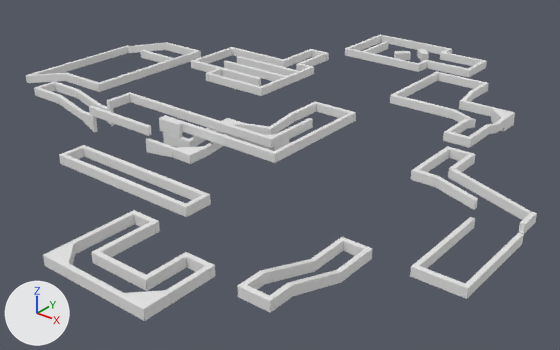
A saved change to the OBJ model models/course/course1r_bumpers.obj.
One viewpoint serves both versions: a 50 mm lens placed at (57.3, -41.2, 31.1), pointed at (8.3, 20.1, -6.9). Every picture has the same lights, and +X, +Y and +Z are marked at lower left. Where no turn or scale is listed for an object, it has been applied to the vertices. Vertices at the same position are counted once.

Script lines for the objects in view, before the commit:
```python
me_cube_042 = bpy.data.meshes.new('Cube.042')
me_cube_042.from_pydata(...)  # 264 vertices, 484 faces; spans x 0.0..17.5, y 44.5..53.5, z -0.5..0.5
me_cube_053 = bpy.data.meshes.new('Cube.053')
me_cube_053.from_pydata(...)  # 286 vertices, 528 faces; spans x -12.5..1.5, y 25.0..41.5, z -0.5..0.5
me_cube_068 = bpy.data.meshes.new('Cube.068')
me_cube_068.from_pydata(...)  # 166 vertices, 308 faces; spans x -29.5..-14.5, y 14.0..31.5, z -2.5..0.5
me_cube_072 = bpy.data.meshes.new('Cube.072')
me_cube_072.from_pydata(...)  # 670 vertices, 1240 faces; spans x -19.5..14.5, y 8.5..25.5, z -2.5..0.5
ob_cube_042 = bpy.data.objects.new('Cube.042', me_cube_042)
ob_cube_042.location = (0.0, 0.0, 0.0)
ob_cube_053 = bpy.data.objects.new('Cube.053', me_cube_053)
ob_cube_053.location = (0.0, 0.0, 0.0)
ob_cube_068 = bpy.data.objects.new('Cube.068', me_cube_068)
ob_cube_068.location = (0.0, 0.0, 0.0)
ob_cube_072 = bpy.data.objects.new('Cube.072', me_cube_072)
ob_cube_072.location = (0.0, 0.0, 0.0)
# also in view: 'Cube.014' at (28.0, -1.0, -1.0); 'Cube.016' at (32.0, 15.0, -1.5); 'Cube.001' at (7.0, 0.0, 0.0); 'Cube.028' at (21.0, 35.0, -0.5); 'Cube.004' at (18.0, -9.0, 0.0)
```
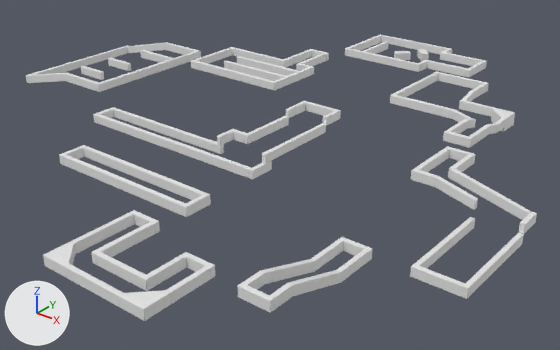
Changed parts and their boxes [x1, y1, x2, y2] in the pictures (560 x 350 px; the box of a moved part takes in the faces that stretch with it):
'Cube.072', reshaped (23% narrower): before [34, 81, 356, 164]; after [93, 101, 341, 180]
'Cube.053', reshaped (10% shorter): before [191, 47, 329, 96]; after [191, 47, 329, 91]
part 1 of me_cube_053, deleted: before [206, 68, 222, 81]
part 2 of me_cube_053, deleted: before [208, 73, 260, 95]
part 3 of me_cube_053, moved or reshaped: before [191, 60, 312, 96]; after [191, 60, 312, 91]
part 4 of me_cube_068, added: after [108, 57, 131, 71]
part 5 of me_cube_068, added: after [81, 66, 104, 80]
part 6 of me_cube_072, moved or reshaped: before [107, 92, 132, 109]; after [93, 107, 115, 123]
part 7 of me_cube_072, moved or reshaped: before [271, 118, 313, 147]; after [262, 123, 326, 164]
part 8 of me_cube_072, moved or reshaped: before [271, 113, 353, 163]; after [249, 161, 272, 180]
part 9 of me_cube_072, moved or reshaped: before [291, 103, 316, 122]; after [286, 101, 308, 118]
part 10 of me_cube_072, added: after [305, 102, 341, 126]
part 11 of me_cube_072, added: after [244, 116, 289, 144]
part 12 of me_cube_072, deleted: before [34, 81, 294, 164]
part 13 of me_cube_072, moved or reshaped: before [76, 89, 274, 156]; after [96, 108, 251, 178]
part 14 of me_cube_072, deleted: before [313, 101, 356, 122]

Patch to the scene script:
```diff
--- a/models/course/course1r_bumpers.obj.py
+++ b/models/course/course1r_bumpers.obj.py
@@ me_cube_053 @@
 # used by ob_cube_053; location = (0.0, 0.0, 0.0)
-me_cube_053.from_pydata(...)  # 286 vertices, 528 faces; spans x -12.5..1.5, y 25.0..41.5, z -0.5..0.5
+me_cube_053.from_pydata(...)  # 238 vertices, 440 faces; spans x -12.5..1.5, y 27.5..41.5, z -0.5..0.5
+# me_cube_053 part 1: the loose piece of 24 vertices spanning x -7.5..-7.0, y 25.0..27.5, z -0.5..0.5 is deleted
+# me_cube_053 part 2: the loose piece of 24 vertices spanning x -7.0..1.0, y 25.0..25.5, z -0.5..0.5 is deleted
+# me_cube_053 part 3: 24 vertices moved from x -1.0..1.5, y 25.0..28.0, z -0.5..0.5 to x 1.0..1.5, y 27.5..28.0, z -0.5..0.5
@@ me_cube_068 @@
 me_cube_068.from_pydata(...)  # 166 vertices, 308 faces; spans x -29.5..-14.5, y 14.0..31.5, z -2.5..0.5
 # used by ob_cube_068; location = (0.0, 0.0, 0.0)
+# me_cube_068 part 4: the loose piece of 24 vertices spanning x -21.0..-15.0, y 26.5..27.0, z -0.5..0.5 is copied, and the copy is scaled about its middle by (0.664, 1, 1), then moved by (-3.0, -4.0, -0.5); it spans x -23.0..-19.0, y 22.5..23.0, z -1.0..0.0
+# me_cube_068 part 5: the loose piece of 24 vertices spanning x -21.0..-15.0, y 26.5..27.0, z -0.5..0.5 is copied, and the copy is scaled about its middle by (0.664, 1, 1), then moved by (-3.0, -8.5, -0.5); it spans x -23.0..-19.0, y 18.0..18.5, z -1.0..0.0
@@ me_cube_072 @@
 # used by ob_cube_072; location = (0.0, 0.0, 0.0)
-me_cube_072.from_pydata(...)  # 670 vertices, 1240 faces; spans x -19.5..14.5, y 8.5..25.5, z -2.5..0.5
+me_cube_072.from_pydata(...)  # 261 vertices, 484 faces; spans x -11.5..12.5, y 10.5..25.5, z -2.5..0.2
+# me_cube_072 part 6: the loose piece of 24 vertices spanning x -9.5..-9.0, y 11.0..14.5, z -0.5..0.5 is scaled about its middle by (1, 0.855, 1), then moved by (-2.0, -0.8, -2.0)
+# me_cube_072 part 7: the loose piece of 24 vertices spanning x 11.5..12.0, y 14.5..21.0, z -0.5..0.5 is scaled about its middle by (1, 1.58, 1), then moved by (0.5, -0.1, -1.0)
+# me_cube_072 part 8: the loose piece of 24 vertices spanning x 14.0..14.5, y 11.5..25.0, z -0.5..0.5 is scaled about its middle by (-0.992, -0.219, -0.998), then moved by (-2.0, -6.2, -2.0)
+# me_cube_072 part 9: the loose piece of 24 vertices spanning x 9.0..9.5, y 21.0..25.0, z -0.5..0.5 is scaled about its middle by (1, 0.874, 1), then moved by (-1.5, 0.8, -0.3)
+# me_cube_072 part 10: a new loose piece of 46 vertices spanning x 8.0..12.5, y 22.8..25.5, z -0.8..0.2
+# me_cube_072 part 11: a new loose piece of 24 vertices spanning x 7.5..8.0, y 15.0..22.0, z -1.5..-0.5
+# me_cube_072 part 12: 16 loose pieces with 454 vertices, spanning x -19.5..14.0, y 8.5..21.0, z -2.5..0.5, are deleted
+# me_cube_072 part 13: 5 vertices moved within x -11.0..5.5, y 11.0..15.0, z -1.5..-0.5; 81 vertices removed from x -15.0..12.0, y 11.0..15.0, z -2.0..0.5; 80 vertices added at x -11.0..12.0, y 10.5..15.5, z -2.5..-0.5
+# me_cube_072 part 14: 24 vertices removed from x 9.0..14.5, y 25.0..25.5, z -0.5..0.5
```
